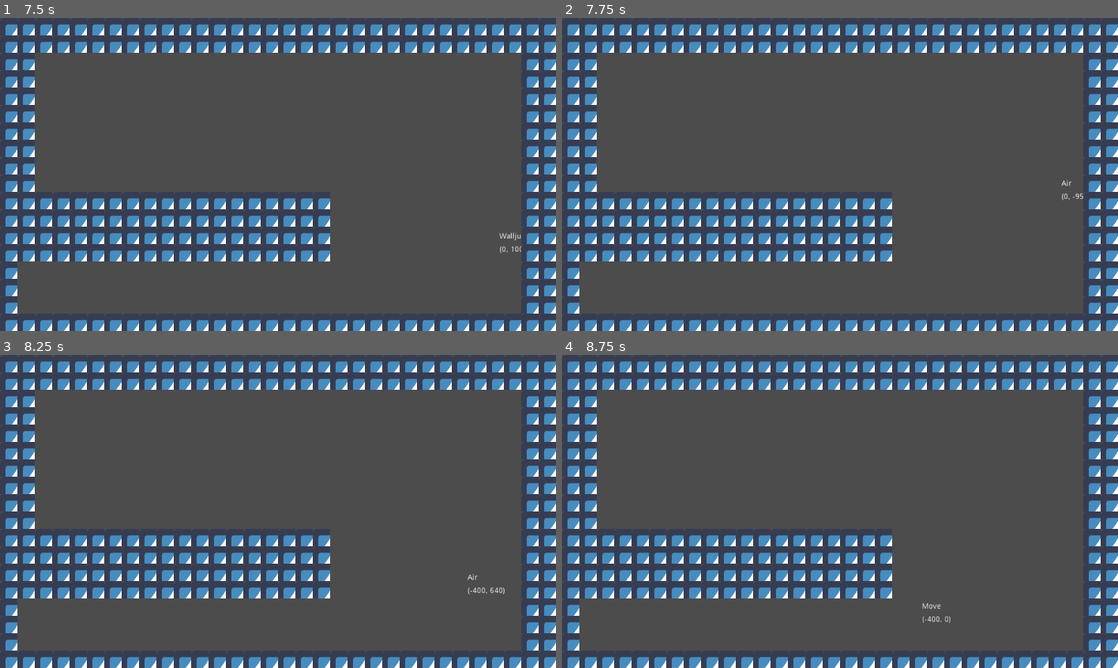
Above: before the commit, frames 1-4 (two rows, left to right).
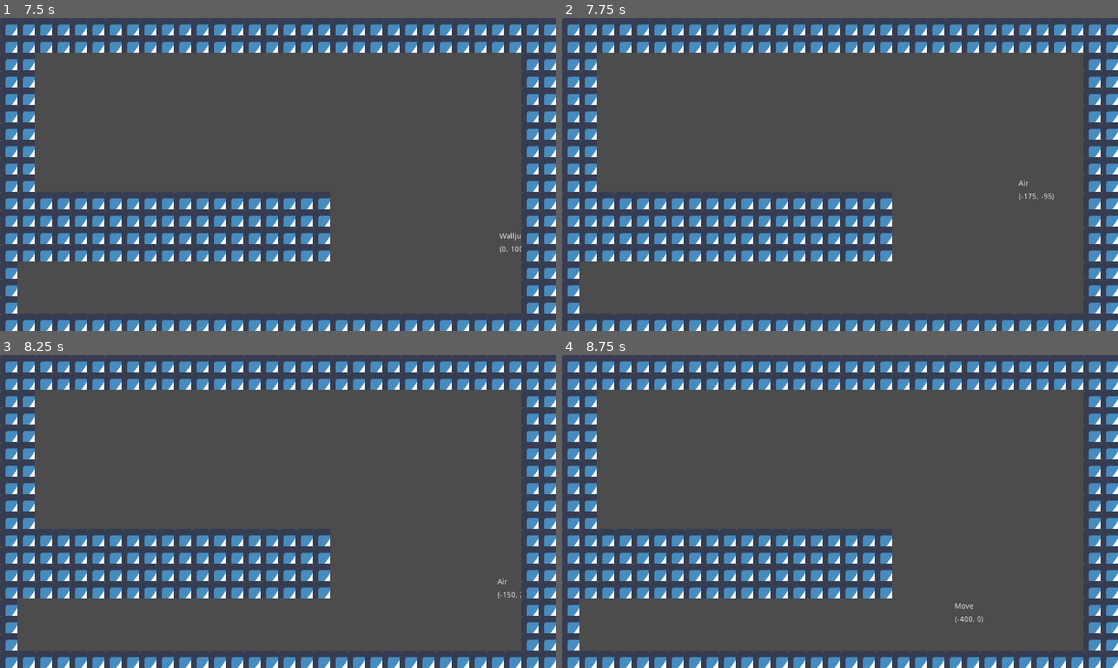
Above: after the commit, the same moments.

Repository: andrebariani/LostAndFound_GGJ2021
Game: Godot game, scene res://Main.tscn
Same seed, same stepped clock (60 frames per second), same inputs: the game is played once before the commit and once after it. The engine's default icon, where the game draws it, is replaced by a stand-in: a white triangle on a blue panel in a dark square.
Inputs:
- Up to frame 1 (7.5 s): tap Enter (ui_accept) at 0.5, 0.77, 1.52, 3.02, 3.77, 4.52, 6.02, 6.77 s; hold Right (ui_right) 0.53-2.03 s; hold Left (ui_left) 2.03-4.28 s; hold Right (ui_right) from 4.28 s (still down)
- Up to frame 2 (7.75 s): keep holding Right (ui_right); tap Enter (ui_accept) at 7.52 s
- Up to frame 3 (8.25 s): release Right (ui_right) at 8.03 s; hold Left (ui_left) from 8.03 s (still down)
- Up to frame 4 (8.75 s): keep holding Left (ui_left)

Frame 1 is identical in both runs. In frame 2, 0.1% of the frame differs, in the area x 82-94%, y 51-59%; in frame 3, 0.1%; in frame 4, 0.2%, in the area x 64-76%, y 79-86%.

Commit message:
walljump adjusted

Diff:
--- a/player/Player.gd
+++ b/player/Player.gd
@@ -27,16 +27,16 @@
 onready var debug = $Debug
 
 
-var max_speed
-var gravity
-var air_final_speed
-var max_jump
-var min_jump
-var floor_acc
-var floor_friction
-var air_acc
-var dash_speed
-var wallslide_speed
+onready var max_speed = MAX_SPEED
+onready var gravity = GRAVITY
+onready var air_final_speed = AIR_FINAL_SPEED
+onready var max_jump = MAX_JUMP
+onready var min_jump = MIN_JUMP
+onready var floor_acc = FLOOR_ACC
+onready var floor_friction = FLOOR_FRICTION
+onready var air_acc = AIR_ACC
+onready var dash_speed = DASH_SPEED
+onready var wallslide_speed = WALLSLIDE_SPEED
 
 
 var velocity = Vector2(0,0)
@@ -89,20 +89,11 @@
 
 
 func _ready():
-	max_speed = MAX_SPEED
-	gravity = GRAVITY
-	air_final_speed = AIR_FINAL_SPEED
-	max_jump = MAX_JUMP
-	min_jump = MIN_JUMP
-	floor_acc = FLOOR_ACC
-	floor_friction = FLOOR_FRICTION
-	air_acc = AIR_ACC
-	dash_speed = DASH_SPEED
-	wallslide_speed = WALLSLIDE_SPEED
 
 	sm.init(self, "Idle")
 	inputHelper.init(self)
 	gravity_dir = START_GRAVITY_DIR
+
 	if debug_on:
 		debug.visible = true
 
--- a/player/StateMachine/state_air.gd
+++ b/player/StateMachine/state_air.gd
@@ -12,17 +12,11 @@
 func run(_delta):
 	var dir = p.input_dir_vector
 
-	#if p.cooldowns.air_momentum.value != p.cooldowns.air_momentum.max_value:
-	#	if p.cooldowns.air_momentum.value > 8 and dir.x == (-p.last_velocity_move_sign):
-	#		p.velocity_move = p.approach(p.velocity_move, p.max_speed * dir.x, p.air_acc)
-	#		p.cooldowns.air_momentum.value = p.cooldowns.air_momentum.max_value
-	#	else:
-	#		p.velocity_move = p.approach(p.velocity_move, p.max_speed * \
-	#								p.last_velocity_move_sign, p.air_acc)
-	#else:
-	#	p.velocity_move = p.approach(p.velocity_move, p.max_speed * dir.x, p.air_acc)
-
-	p.velocity_move = p.approach(p.velocity_move, p.max_speed * dir.x, p.air_acc)
+	if stateMachine.state_last == "Walljump" and  \
+			p.cooldowns.air_momentum.value < p.cooldowns.air_momentum.max_value:
+		p.velocity_move = p.max_speed * -p.last_velocity_move_sign
+	else:
+		p.velocity_move = p.approach(p.velocity_move, p.max_speed * dir.x, p.air_acc)
 
 	if p.inputs.input_jump_jp:
 		if p.cooldowns.coyote.value < p.cooldowns.coyote.max_value:
--- a/player/StateMachine/state_walljump.gd
+++ b/player/StateMachine/state_walljump.gd
@@ -23,8 +23,9 @@
 	p.floor_jump = false
 
 	if p.is_on_floor():
+		p.gravity_on = true
 		p.velocity_jump = 0
-
+		stateMachine.change_state("Idle")
 	elif p.inputs.input_jump_jp:
 		p.velocity_jump = -(p.max_jump - 100)
 		p.velocity_move = p.last_velocity_move_sign * -1 * (p.max_speed)
